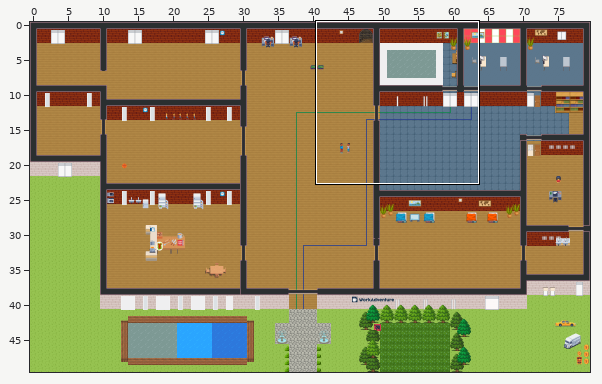
Tiled map (JSON) -- mapShaka.tmj. Above: a wide view before the commit, with the close-up outlined.
Close-up. Old version:
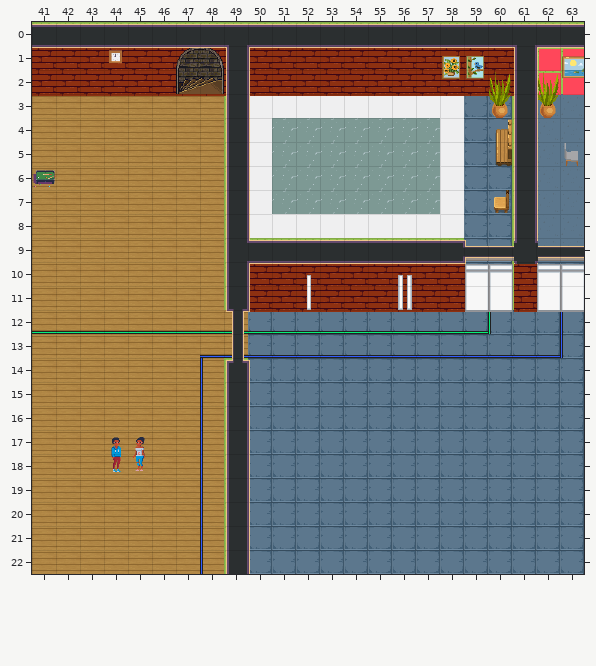
Cells are 32x32 px. Shown: x 41..63, y 0..22. The commit also changed other parts of the map, which this record leaves out.
The result:
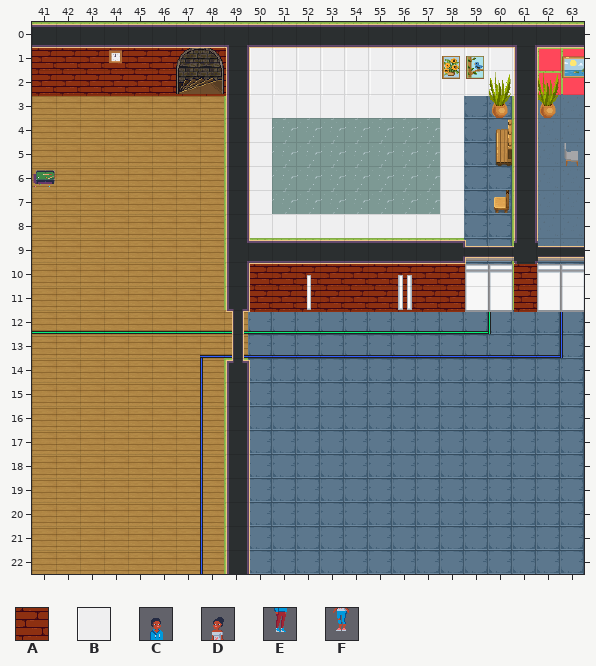
Key: from "Chunk 1": A 66, B 99, C 164, D 165, E 166, F 167.
_ is an empty cell, . an unchanged one.
Change:
--- layer "walls Brique"
@@ x 50..60 @@
- 1 AAAAAAAAAAA
- 2 AAAAAAAAAAA
+ 1 BBBBBBBBBBB
+ 2 BBBBBBBBBBB
--- layer "Plantes et Deco"
@@ x 44..45 @@
-17 CD
-18 EF
+17 __
+18 __
